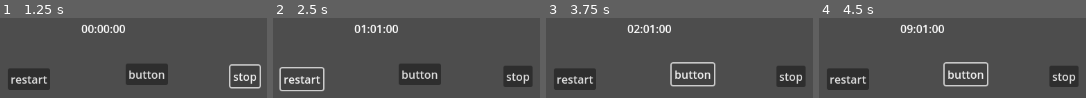
Above: before the commit, frames 1-4 (left to right).
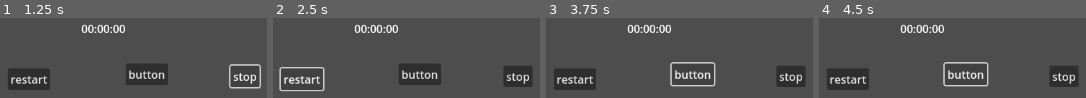
Above: after the commit, the same moments.

Repository: bochoco123/examen-cam
Game: Godot game, scene res://main.tscn
Two runs of this game, one before a commit and one after it. Both use one fixed random seed, a clock stepped at 60 frames per second and the inputs below. The project has no main scene, so this scene is started directly.
Inputs:
- Up to frame 1 (1.25 s): click "stop" at 0.5 s
- Up to frame 2 (2.5 s): click "restart" at 1.25 s; click "restart" at 2 s
- Up to frame 3 (3.75 s): click "restart" at 2.75 s; click "button" at 3.5 s
- Up to frame 4 (4.5 s): click "button" at 4.25 s

Frame 1 is identical in both runs. In frame 2, 0.4% of the frame differs, in the area x 32-42%, y 8-19%; in frame 3, 0.3%; in frame 4, 0.3%.
Error after the commit: Parse Error: Expected ":" after "if" condition. (res://main.gd:31)

Commit message:
niisenada

Diff:
--- a/main.gd
+++ b/main.gd
@@ -1,6 +1,7 @@
 extends CanvasLayer
+var is_timer
+var segundos = 55
 
-var segundos = 55
 var minutos = 0
 var decimales = 0
 var formated_time = ''
@@ -27,7 +28,10 @@
 func _on_timer_timeout():
 	update_timer()
 func _on_stop_pressed():
-	$Timer.stop()
+	if $Timer.stop()
+
+()
+	%Timer.restart()
 func _on_restart_pressed():
 	segundos = 0
 	minutos = 0
--- a/main.tscn
+++ b/main.tscn
@@ -39,8 +39,10 @@
 text = "restart
 "
 
+[node name="Sprite2D" type="Sprite2D" parent="."]
+
 [connection signal="timeout" from="Timer" to="." method="_on_timer_timeout"]
 [connection signal="pressed" from="Button" to="." method="_on_button_pressed"]
+[connection signal="pressed" from="stop" to="." method="_on_start_pressed"]
 [connection signal="pressed" from="stop" to="." method="_on_stop_pressed"]
-[connection signal="pressed" from="stop" to="." method="_on_start_pressed"]
 [connection signal="pressed" from="restart" to="." method="_on_restart_pressed"]
